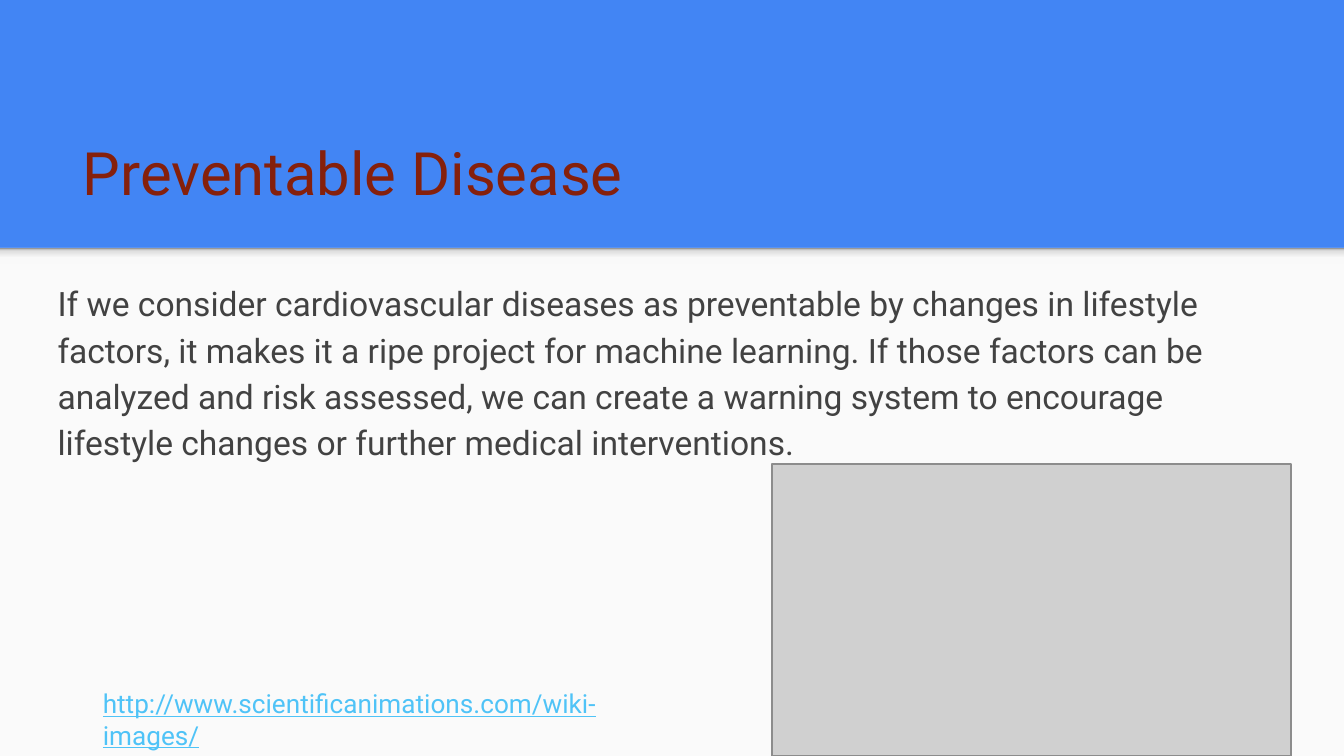
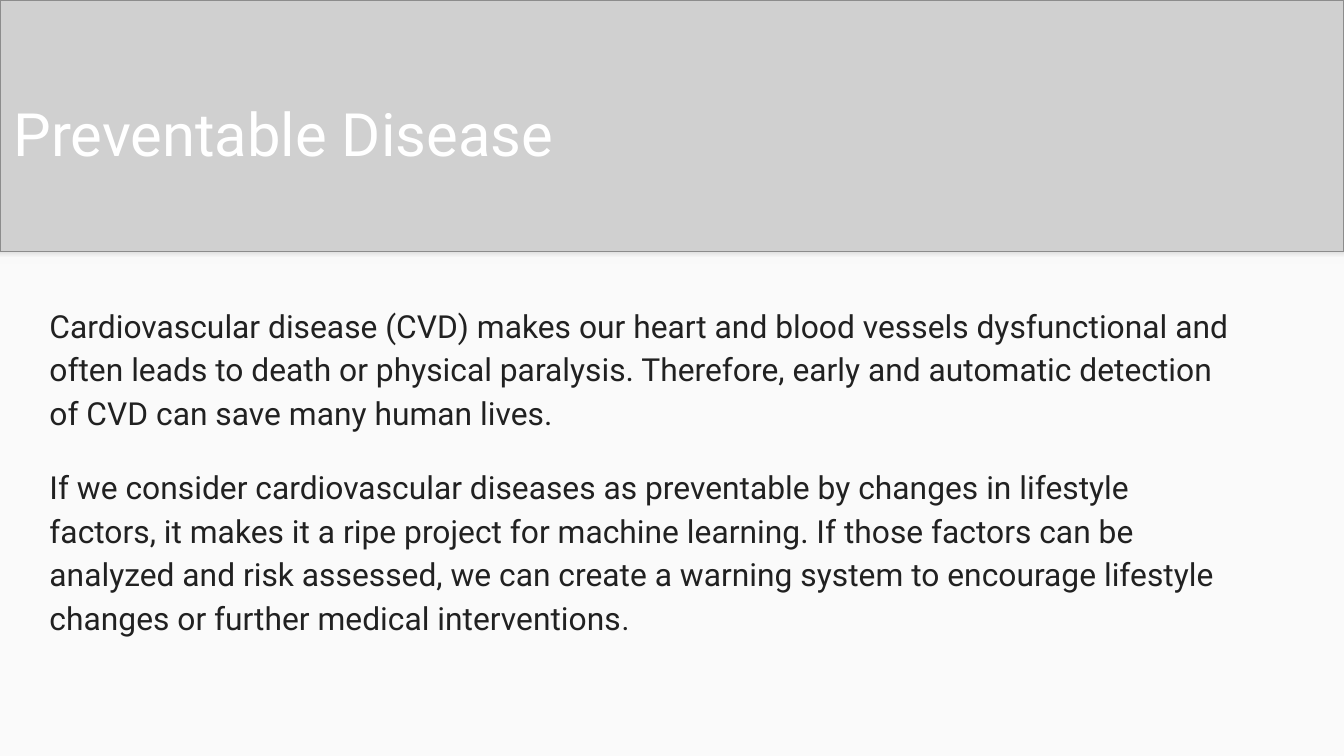
Before and after one commit to JGILINGER7/heart_disease_risk, a slide deck: slide 3 of presentation/Initial Presentation.pptx (slide 4 before the commit). Drawn at 1344x756 pixels with LibreOffice and Linux fonts; fonts in the diff are those of the drawing; grey boxes stand for pictures. Boxes give left, top, right and bottom in pixels: in the first picture for what was removed or moved away, otherwise in the second. Text is boxed around its words. In the diff, an @@ line names an element or a change of style, - is before the commit and + after.

Commit message:
updated presentation

```diff
--- a/presentation/Initial Presentation.pptx
+++ b/presentation/Initial Presentation.pptx
@@ picture added at (0,0,1344,251) @@
@@ title "Preventable Disease": place and size @@
-title "Preventable Disease" at (83,150,622,196)
+title "Preventable Disease" at (13,112,553,156)
@@ title "Preventable Disease" at (13,112,553,156): text colour #85200C to #FFFFFF @@
@@ text "Cardiovascular disease (CVD) makes our ...": place and size @@
-text "Cardiovascular disease (CVD) makes our ..." at (58,290,1203,464)
+text "Cardiovascular disease (CVD) makes our ..." at (49,312,1228,637)
@@ text at (49,312,1228,432): paragraph added @@
+Cardiovascular disease (CVD) makes our heart and blood vessels dysfunctional and often leads to death or physical paralysis. Therefore, early and automatic detection of CVD can save many human lives.
@@ text at (49,475,1213,637): size 18 to 17 pt, text colour #424242 to #212121 in "If we consider cardiovascular diseases as preventable ..."; size 18 to 16 pt in "interventions."; more space between paragraphs @@
@@ picture removed at (773,464,1292,755) @@
@@ text removed at (103,693,596,751) @@
-http://www.scientificanimations.com/wiki-images/
```
Also in this commit, not shown: 6 other slides changed, 6 slides added, 9 slides removed.
